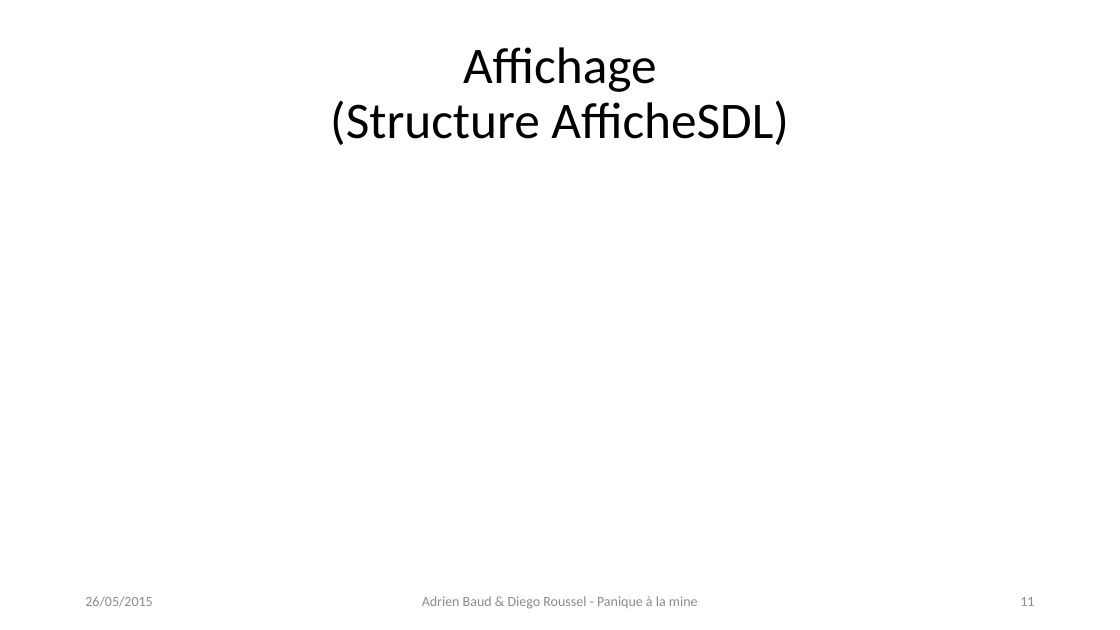
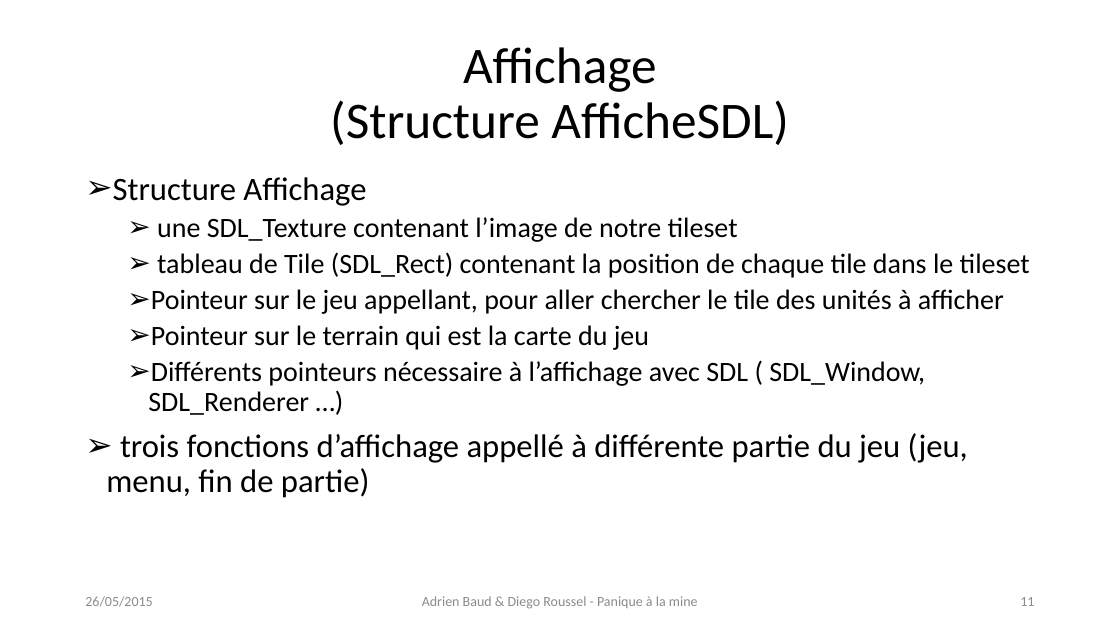
Before and after one commit to Lif7-RTS/RTS-projet, a slide deck: slide 11 of Panique à la mine.pptx. Drawn at 1120x630 pixels with LibreOffice and Linux fonts; fonts in the diff are those of the drawing. Boxes give left, top, right and bottom in pixels: in the first picture for what was removed or moved away, otherwise in the second. Text is boxed around its words. In the diff, an @@ line names an element or a change of style, - is before the commit and + after.

```diff
--- a/Panique à la mine.pptx
+++ b/Panique à la mine.pptx
@@ text added at (x1=106, y1=177, x2=1030, y2=498), 24 pt, text #000000 @@
+➢ Structure Affichage
+  ➢ une SDL_Texture contenant l’image de notre tileset
+  ➢ tableau de Tile (SDL_Rect) contenant la position de chaque tile dans le tileset
+  ➢ Pointeur sur le jeu appellant, pour aller chercher le tile des unités à afficher
+  ➢ Pointeur sur le terrain qui est la carte du jeu
+  ➢ Différents pointeurs nécessaire à l’affichage avec SDL ( SDL_Window, SDL_Renderer …)
+➢ trois fonctions d’affichage appellé à différente partie du jeu (jeu, menu, fin de partie)
```
Also in this commit, not shown: 6 other files.
